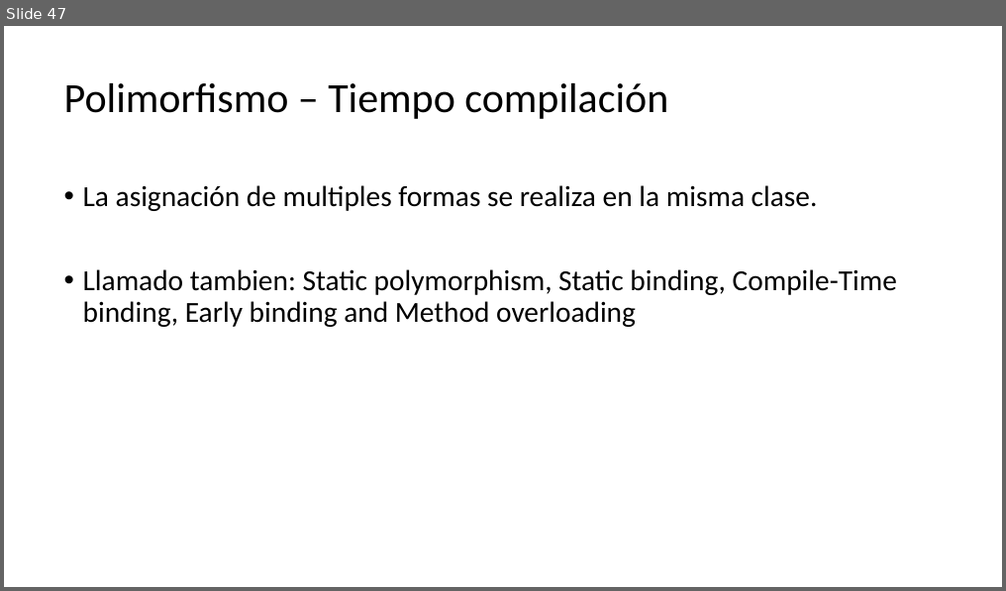
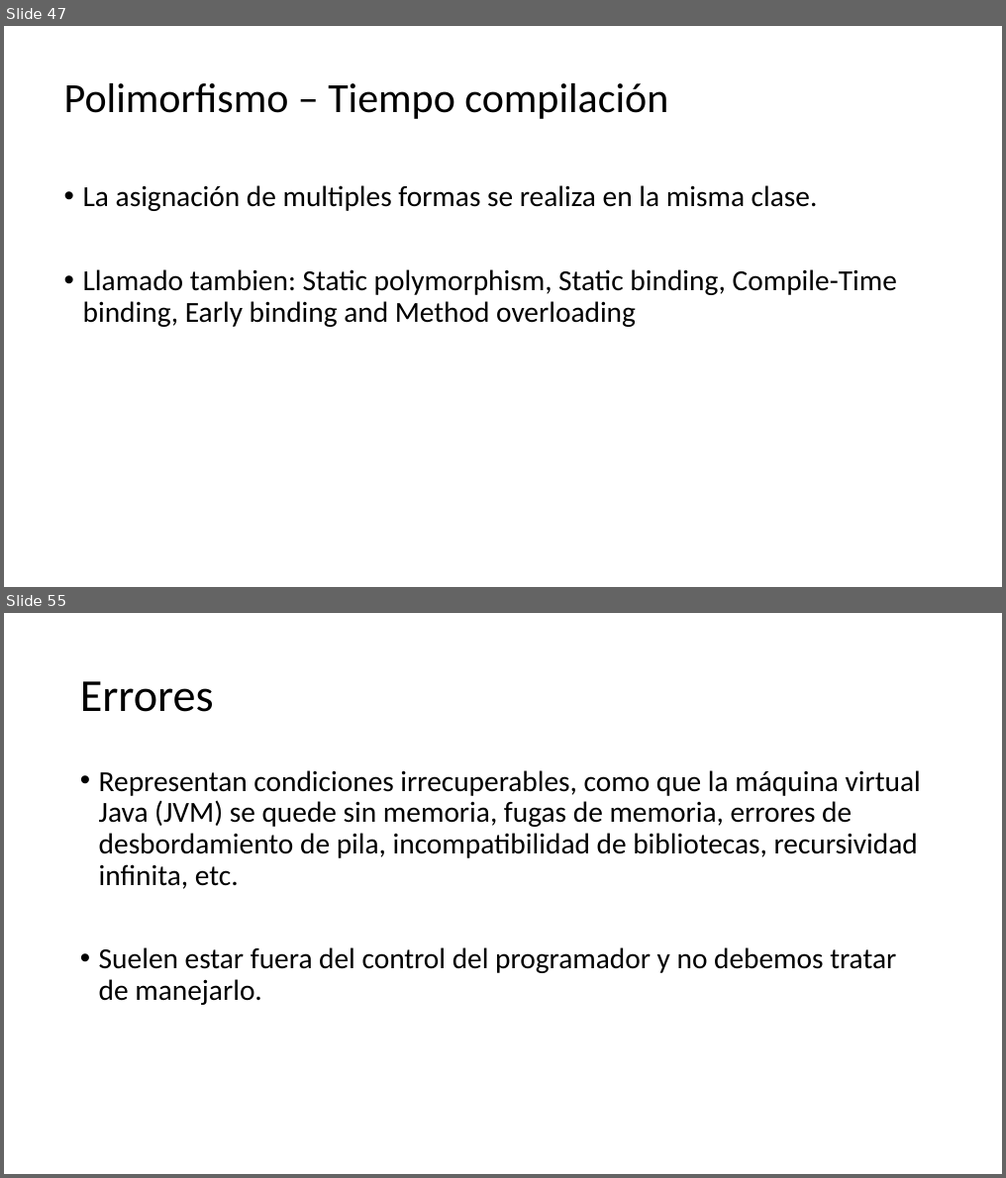
Before and after one commit to Charris1904/automation-qa-sessions, a slide deck: files/1. Java.pptx. Shown one above the other, each under a label of ours: slide 47 before the commit, slides 47 and 55 after it; the slides between them are not shown. The pictures are 1006x591 and 1006x1178 pixels, drawn with LibreOffice and Linux fonts; fonts in the diff are those of the drawing. Boxes give left, top, right and bottom in pixels: in the first picture for what was removed or moved away, otherwise in the second. Text is boxed around its words. In the diff, an @@ line names an element or a change of style, - is before the commit and + after.

```diff
--- a/files/1. Java.pptx
+++ b/files/1. Java.pptx
@@ slide 55 added at (x1=4, y1=613, x2=1002, y2=1174), background #FFFFFF @@
@@ title added at (x1=80, y1=681, x2=214, y2=712), 44 pt, text #000000 @@
+Errores
@@ text added at (x1=99, y1=770, x2=921, y2=1005), 28 pt, text #000000 @@
+• Representan condiciones irrecuperables, como que la máquina virtual Java (JVM) se quede sin memoria, fugas de memoria, errores de desbordamiento de pila, incompatibilidad de bibliotecas, recursividad infinita, etc.
+• Suelen estar fuera del control del programador y no debemos tratar de manejarlo.
```
Also in this commit, not shown: 3 slides changed, 6 other slides added, 8 other files.
